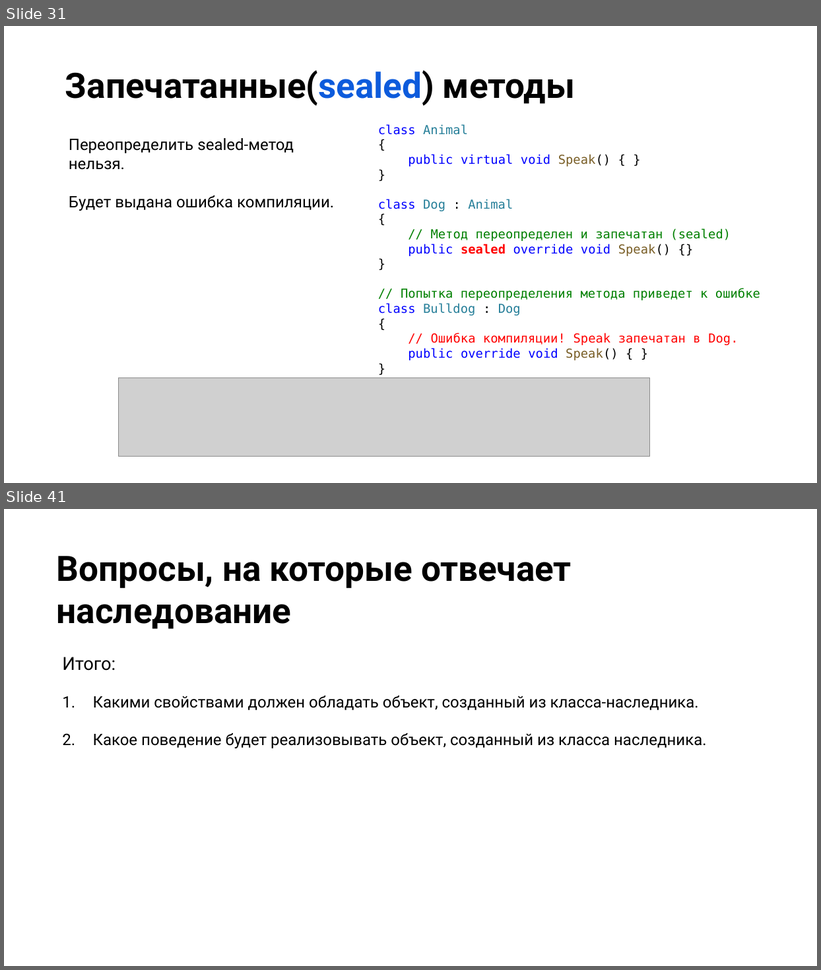
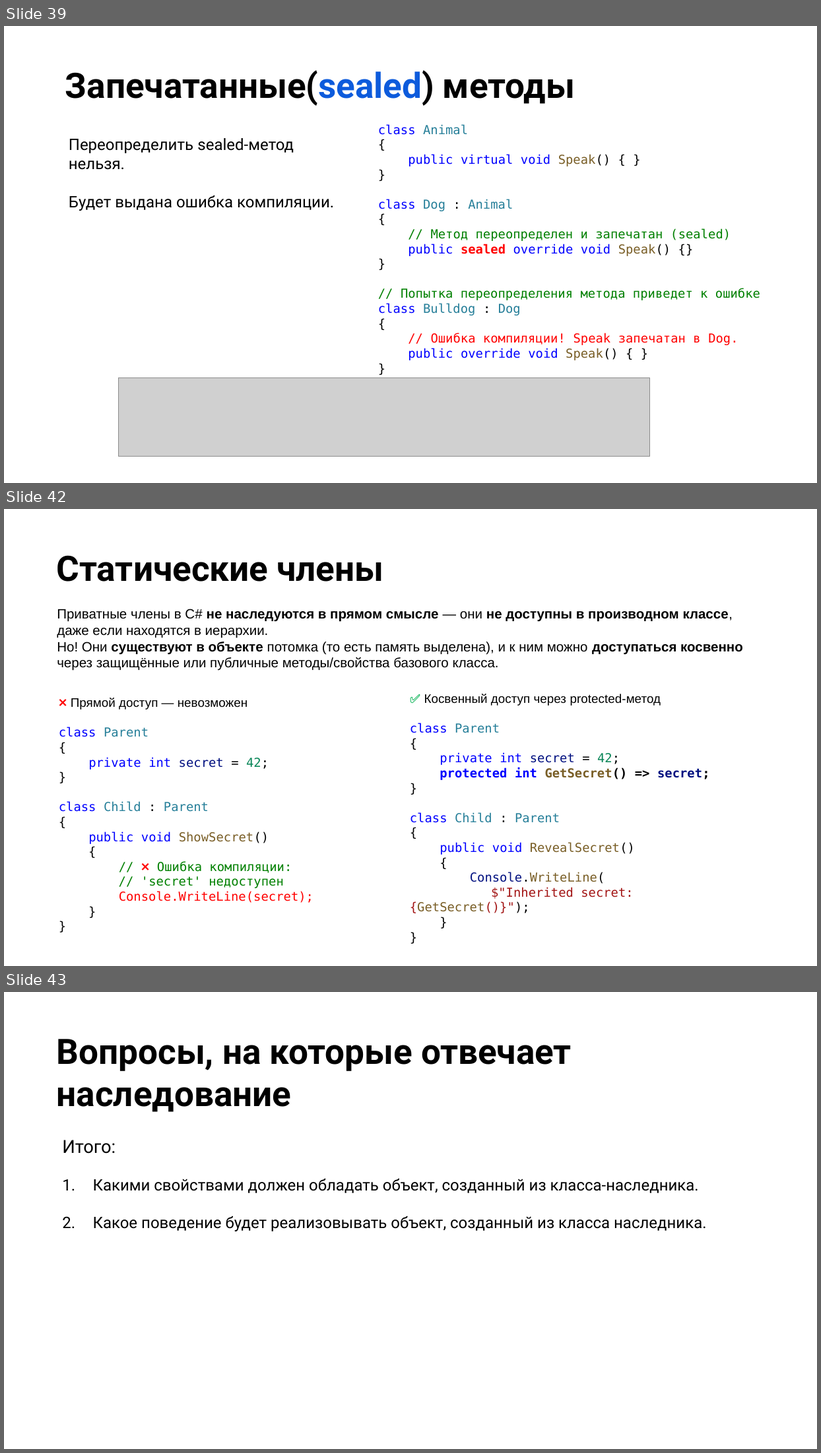
Before and after one commit to NilovPavel/OOP, a slide deck: ООПp.1.pptx. Shown one above the other, each under a label of ours: slides 31 and 41 before the commit, slides 39, 42 and 43 after it; the slides between them are not shown. The pictures are 821x970 and 821x1453 pixels, drawn with LibreOffice and Linux fonts; fonts in the diff are those of the drawing; grey boxes stand for pictures; background and template pictures are left out. Boxes give left, top, right and bottom in pixels: in the first picture for what was removed or moved away, otherwise in the second. Text is boxed around its words. In the diff, an @@ line names an element or a change of style, - is before the commit and + after.

```diff
--- a/ООПp.1.pptx
+++ b/ООПp.1.pptx
@@ slide 42 added at (4, 509, 817, 966), background picture (left out) @@
@@ title added at (57, 555, 384, 582), 31 pt, text #000000, bold @@
+Статические члены
@@ text added at (57, 609, 743, 671), 12 pt, text #000000 @@
+Приватные члены в C# не наследуются в прямом смысле — они не доступны в производном классе, даже если находятся в иерархии.
+Но! Они существуют в объекте потомка (то есть память выделена), и к ним можно доступаться косвенно через защищённые или публичные методы/свойства базового класса.
@@ text added at (59, 698, 314, 903), 11 pt, text #008000 @@
+❌ Прямой доступ — невозможен
+class Parent
+{
+private int secret = 42;
+}
+class Child : Parent
+{
+public void ShowSecret()
+{
+// ❌ Ошибка компиляции:
+// 'secret' недоступен
+Console.WriteLine(secret);
+}
+}
@@ text added at (410, 694, 710, 914), 11 pt, text #000000 @@
+✅ Косвенный доступ через protected-метод
+class Parent
+{
+private int secret = 42;
+protected int GetSecret() => secret;
+}
+class Child : Parent
+{
+public void RevealSecret()
+{
+Console.WriteLine(
+$"Inherited secret: {GetSecret()}");
+}
+}
@@ what was slide 31 is now slide 39 @@
@@ what was slide 41 is now slide 43 @@
```
Also in this commit, not shown: 2 slides changed, 2 other slides added, 1 slide removed, 6 other files.
